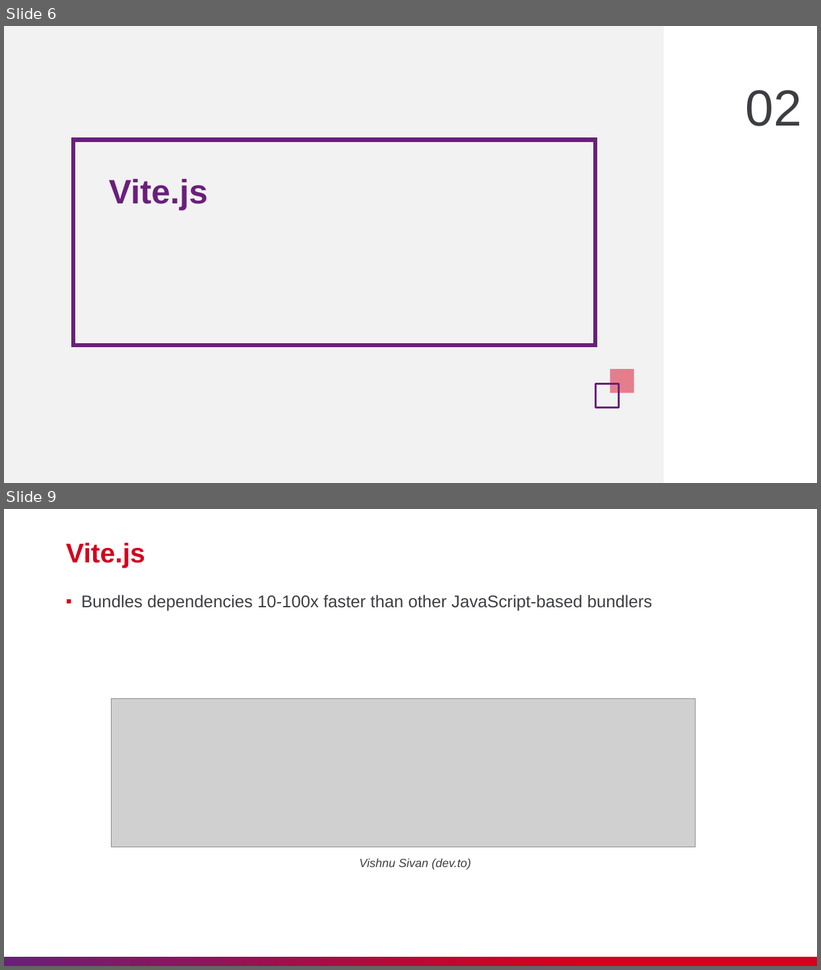
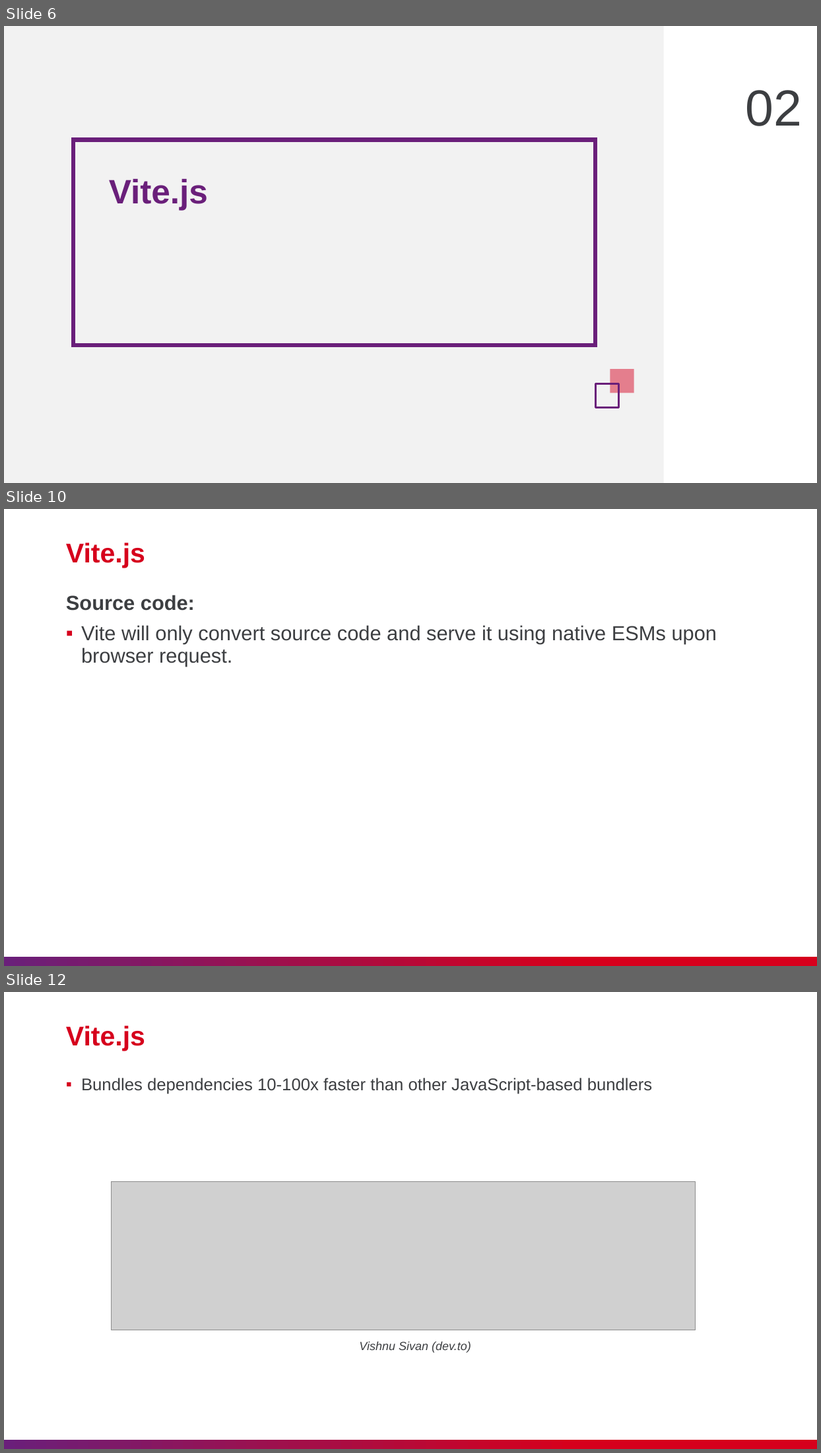
Before and after one commit to nashtech-garage/nodejs-vite-js_load_test, a slide deck: vite/slide/NT_Vitejs.pptx. Shown one above the other, each under a label of ours: slides 6 and 9 before the commit, slides 6, 10 and 12 after it; the slides between them are not shown. The pictures are 821x970 and 821x1453 pixels, drawn with LibreOffice and Linux fonts; fonts in the diff are those of the drawing; grey boxes stand for pictures. Boxes give left, top, right and bottom in pixels: in the first picture for what was removed or moved away, otherwise in the second. Text is boxed around its words. In the diff, an @@ line names an element or a change of style, - is before the commit and + after.

```diff
--- a/vite/slide/NT_Vitejs.pptx
+++ b/vite/slide/NT_Vitejs.pptx
@@ slide 10 added at [4, 509, 817, 966], background #FFFFFF; not listed: 1 template element that a slide beside it also shows @@
@@ title added at [66, 543, 145, 568], 32 pt, text #D6001C, bold @@
+Vite.js
@@ text added at [66, 595, 717, 666], 24 pt, text #3C3E41 @@
+Source code:
+▪ Vite will only convert source code and serve it using native ESMs upon browser request.
@@ what was slide 9 is now slide 12 @@
```
Also in this commit, not shown: 2 slides changed, 3 other slides added, 1 other file.
